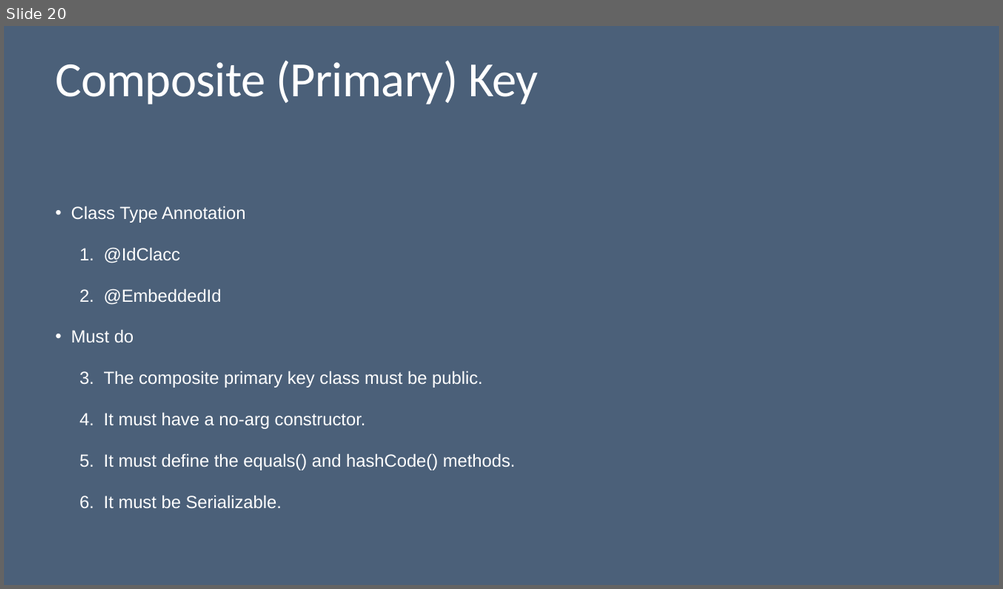
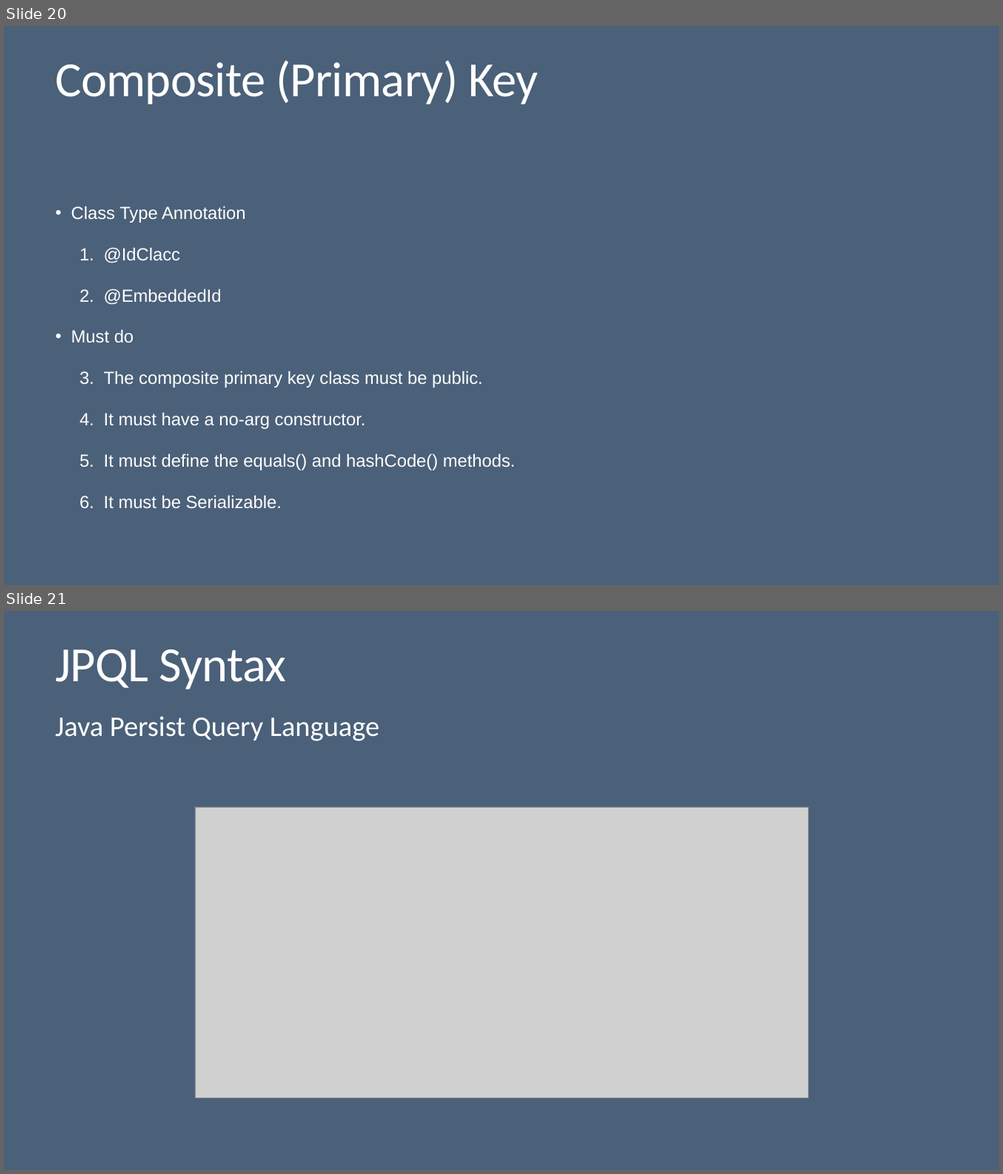
Before and after one commit to yacovyit/java-ee, a slide deck: ppt/JPA-Hibernate.pptx. Shown one above the other, each under a label of ours: slide 20 before the commit, slides 20 and 21 after it. The pictures are 1003x589 and 1003x1174 pixels, drawn with LibreOffice and Linux fonts; fonts in the diff are those of the drawing; grey boxes stand for pictures. Boxes give left, top, right and bottom in pixels: in the first picture for what was removed or moved away, otherwise in the second. Text is boxed around its words. In the diff, an @@ line names an element or a change of style, - is before the commit and + after.

```diff
--- a/ppt/JPA-Hibernate.pptx
+++ b/ppt/JPA-Hibernate.pptx
@@ slide 21 added at [4,611,999,1170], background #4B6079 @@
@@ title added at [55,649,286,689], 95 pt, text #FFFFFF @@
+JPQL Syntax
@@ text added at [55,716,379,741], 55 pt, text #FFFFFF @@
+Java Persist Query Language
@@ picture added at [195,807,808,1099] @@
```
Also in this commit, not shown: 1 other slide added, 1 other file.
